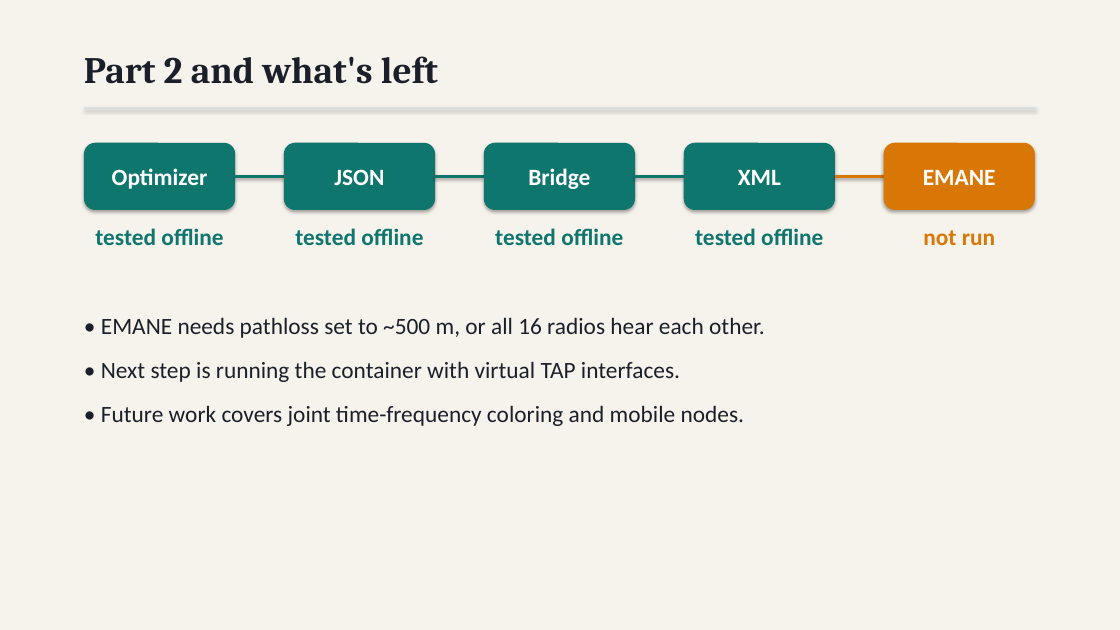
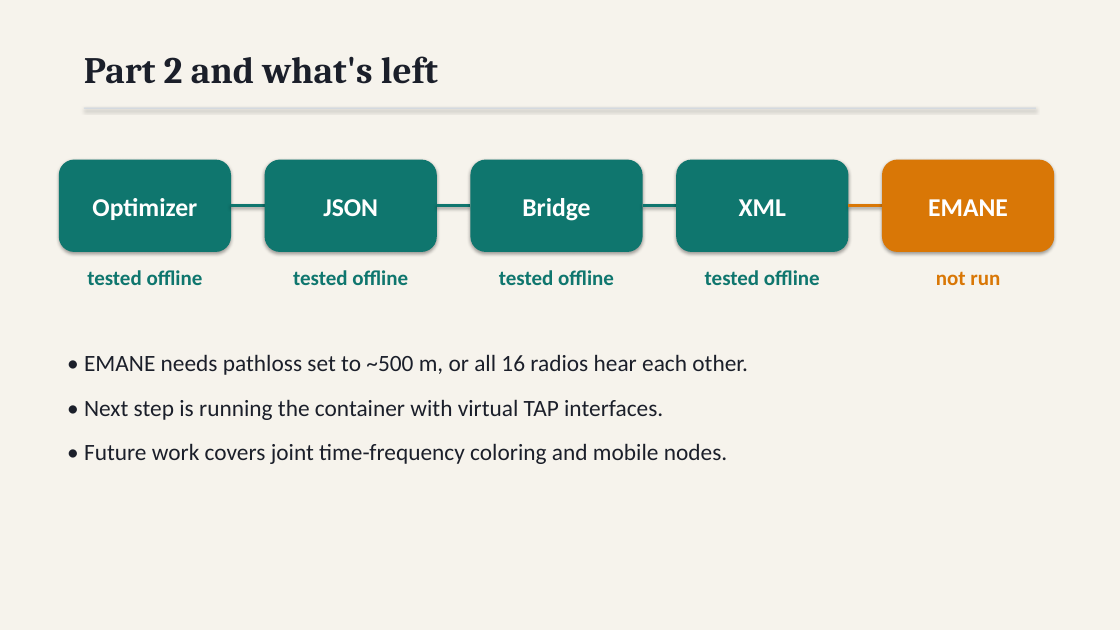
Before and after one commit to athishio/tdma-schedule-optimizer, a slide deck: slide 8 of docs/presentation.pptx. Drawn at 1120x630 pixels with LibreOffice and Linux fonts; fonts in the diff are those of the drawing. Boxes give left, top, right and bottom in pixels: in the first picture for what was removed or moved away, otherwise in the second. Text is boxed around its words. In the diff, an @@ line names an element or a change of style, - is before the commit and + after.

```diff
--- a/docs/presentation.pptx
+++ b/docs/presentation.pptx
@@ size 20 to 22 pt in 5 elements at (471,160,643,252), (676,160,849,252), (265,160,437,252), (882,160,1054,252), (59,160,231,252) @@
@@ rounded rectangle "Optimizer": place and size @@
-rounded rectangle "Optimizer" at (84,143,235,210)
+rounded rectangle "Optimizer" at (59,160,231,252)
@@ rounded rectangle "JSON": place and size @@
-rounded rectangle "JSON" at (284,143,435,210)
+rounded rectangle "JSON" at (265,160,437,252)
@@ rounded rectangle "Bridge": place and size @@
-rounded rectangle "Bridge" at (484,143,635,210)
+rounded rectangle "Bridge" at (471,160,643,252)
@@ rounded rectangle "XML": place and size @@
-rounded rectangle "XML" at (684,143,835,210)
+rounded rectangle "XML" at (676,160,849,252)
@@ rounded rectangle "EMANE": place and size @@
-rounded rectangle "EMANE" at (884,143,1035,210)
+rounded rectangle "EMANE" at (882,160,1054,252)
@@ line moved from (235, 176) - (284, 176) to (231, 206) - (265, 206) @@
@@ line moved from (435, 176) - (484, 176) to (437, 206) - (471, 206) @@
@@ line moved from (635, 176) - (684, 176) to (643, 206) - (676, 206) @@
@@ line moved from (835, 176) - (884, 176) to (849, 206) - (882, 206) @@
@@ size 20 to 18 pt in 5 elements at (499,270,614,285), (705,270,820,285), (293,270,408,285), (936,271,1000,285), (87,270,203,285) @@
@@ text "tested offline": place and size @@
-text "tested offline" at (95,228,223,245)
+text "tested offline" at (87,270,203,285)
@@ text "tested offline": place and size @@
-text "tested offline" at (295,228,423,245)
+text "tested offline" at (293,270,408,285)
@@ text "tested offline": place and size @@
-text "tested offline" at (495,228,623,245)
+text "tested offline" at (499,270,614,285)
@@ text "tested offline": place and size @@
-text "tested offline" at (695,228,823,245)
+text "tested offline" at (705,270,820,285)
@@ text "not run": place and size @@
-text "not run" at (923,230,995,245)
+text "not run" at (936,271,1000,285)
@@ text "• EMANE needs pathloss set ...": place and size @@
-text "• EMANE needs pathloss set ..." at (101,317,765,426)
+text "• EMANE needs pathloss set ..." at (84,354,748,464)
```
Also in this commit, not shown: 7 other slides changed, 4 other files.
